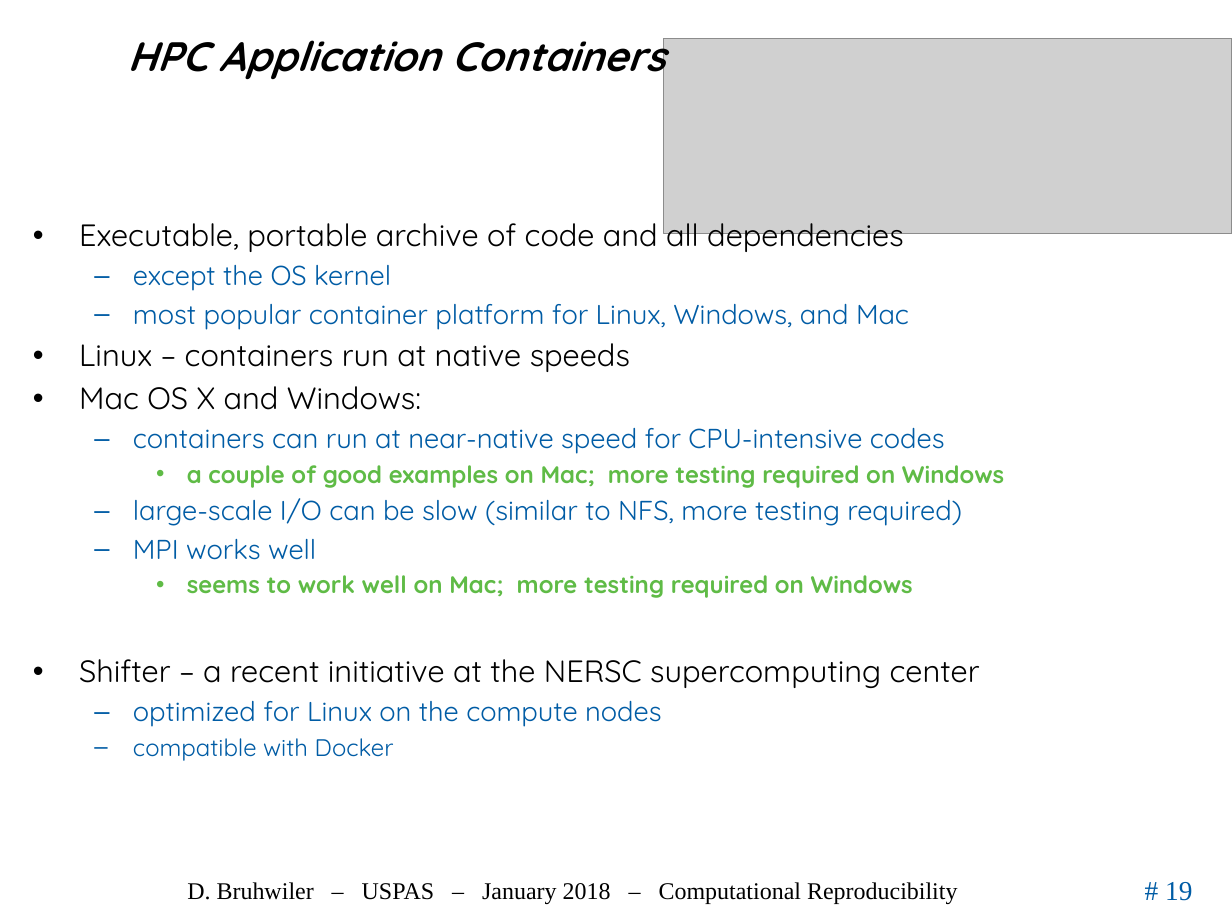
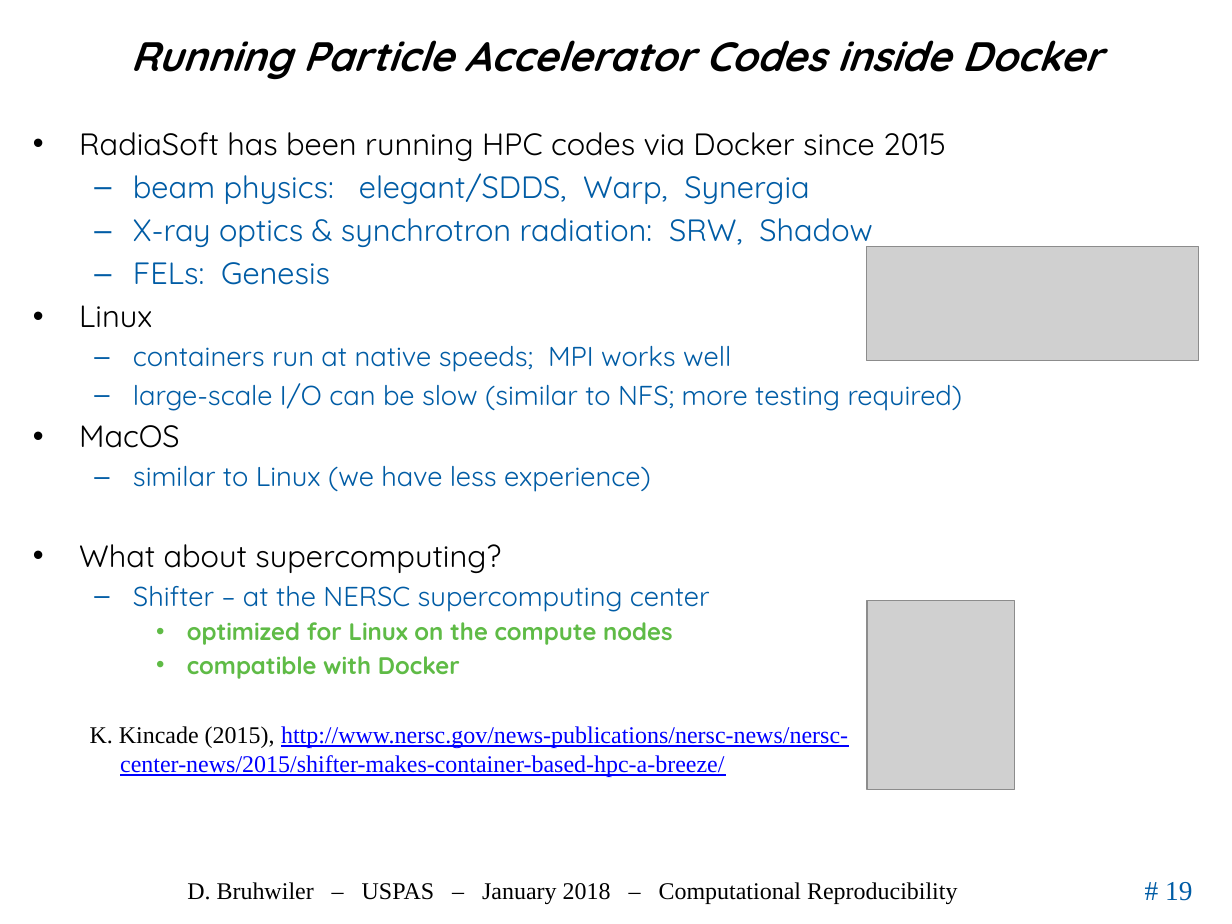
Before and after one commit to uspas/simbeamplasma18, a slide deck: slide 19 of computational_reproducibility/lecture/2018_ComputationalReproducibility_Bruhwiler_USPAS.pptx. Drawn at 1232x924 pixels with LibreOffice and Linux fonts; fonts in the diff are those of the drawing; grey boxes stand for pictures; background and template pictures are left out. Boxes give left, top, right and bottom in pixels: in the first picture for what was removed or moved away, otherwise in the second. Text is boxed around its words. In the diff, an @@ line names an element or a change of style, - is before the commit and + after.

Commit message:
first draft more or less finished

```diff
--- a/computational_reproducibility/lecture/2018_ComputationalReproducibility_Bruhwiler_USPAS.pptx
+++ b/computational_reproducibility/lecture/2018_ComputationalReproducibility_Bruhwiler_USPAS.pptx
@@ title at bbox=[130, 40, 1102, 80]: text changed @@
-HPC Application Containers
+Running Particle Accelerator Codes inside Docker
@@ text "RadiaSoft has been running HPC ...": place and size @@
-text "RadiaSoft has been running HPC ..." at bbox=[79, 223, 1004, 761]
+text "RadiaSoft has been running HPC ..." at bbox=[79, 132, 963, 679]
@@ text at bbox=[79, 132, 963, 612]: text changed; size 16 to 18 pt @@
-• Executable, portable archive of code and all dependencies
-  – except the OS kernel
-  – most popular container platform for Linux, Windows, and Mac
-• Linux – containers run at native speeds
-• Mac OS X and Windows:
-  – containers can run at near-native speed for CPU-intensive codes
-    • a couple of good examples on Mac; more testing required on Windows
-  – large-scale I/O can be slow (similar to NFS, more testing required)
-  – MPI works well
-    • seems to work well on Mac; more testing required on Windows
-• Shifter – a recent initiative at the NERSC supercomputing center
+• RadiaSoft has been running HPC codes via Docker since 2015
+  – beam physics: elegant/SDDS, Warp, Synergia
+  – X-ray optics & synchrotron radiation: SRW, Shadow
+  – FELs: Genesis
+• Linux
+  – containers run at native speeds; MPI works well
+  – large-scale I/O can be slow (similar to NFS; more testing required)
+• MacOS
+  – similar to Linux (we have less experience)
+• What about supercomputing?
+  – Shifter – at the NERSC supercomputing center
@@ picture: place and size @@
-picture at bbox=[664, 38, 1232, 234]
+picture at bbox=[866, 246, 1199, 361]
@@ text at bbox=[187, 622, 672, 679]: size 16 to 14 pt in "optimized for Linux on the compute nodes"; text colour #005CA5 to #5FBB46, bold on in "optimized for Linux on the compute nodes", "compatible with Docker"; bullet – to •; list level 2 to 3 in "optimized for Linux on the ..."; list level 2 to 3 in "compatible with Docker" @@
@@ picture added at bbox=[867, 601, 1015, 790] @@
@@ text added at bbox=[90, 726, 848, 777], 14 pt, text #0000FF, underline @@
+K. Kincade (2015), http://www.nersc.gov/news-publications/nersc-news/nersc-center-news/2015/shifter-makes-container-based-hpc-a-breeze/
```
Also in this commit, not shown: 2 other slides changed, 3 slides removed.
